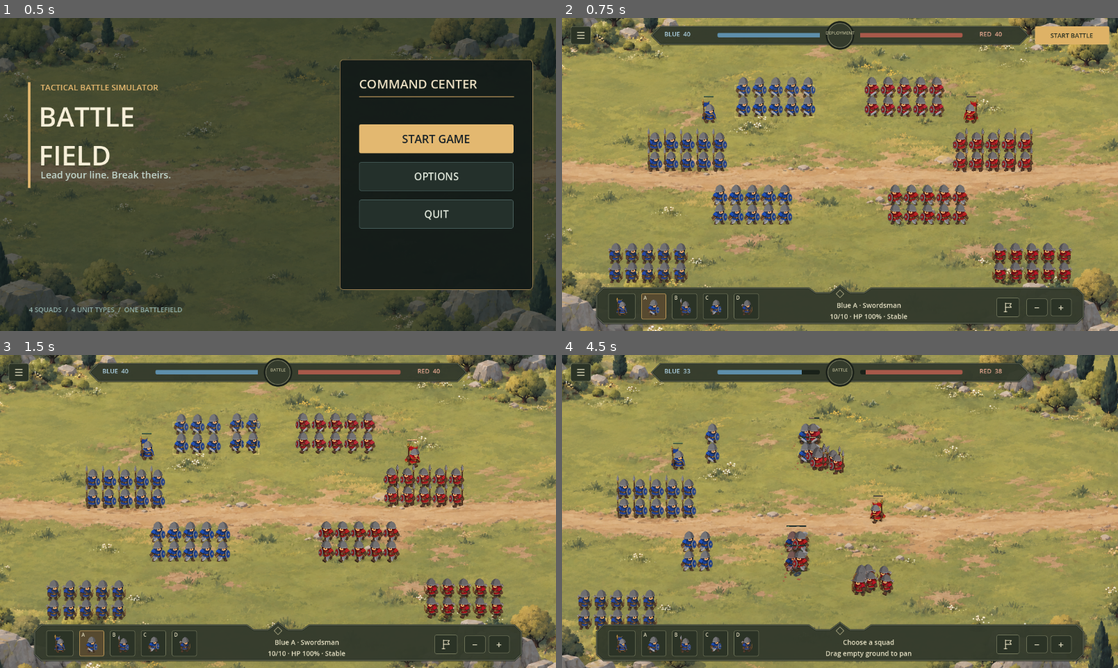
Above: before the commit, frames 1-4 (two rows, left to right).
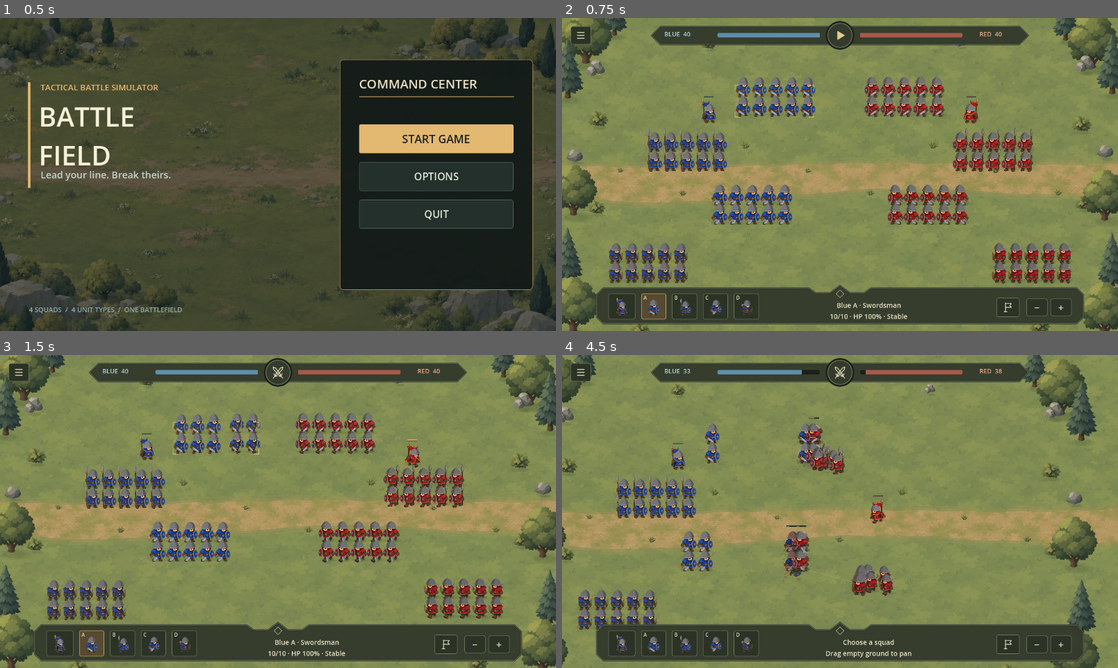
Above: after the commit, the same moments.

Repository: Pence420/RTS_GAME
Game: Godot game, scene res://scenes/main_menu.tscn
Same seed, same stepped clock (60 frames per second), same inputs: the game is played once before the commit and once after it.
Inputs (mouse positions are in pixels of both pictures, inside the frame that each line leads up to; where the layout moved, square brackets give the same spot in the first picture):
- Up to frame 1 (0.5 s): no input
- Up to frame 2 (0.75 s): click "START GAME" at 0.5 s
- Up to frame 3 (1.5 s): click (278, 373) [511, 373] at 1.25 s
- Up to frame 4 (4.5 s): tap Enter at 2 s; move the mouse to (962, 495) at 2.02 s; hold D 2.03-2.75 s; click (962, 495) at 2.17 s; drag from (728, 527) to (812, 574) at 2.77 s; move the mouse to (895, 442) at 3.52 s; hold D 3.53-4.25 s; click (895, 442) at 3.67 s; drag from (812, 574) to (673, 464) at 4.27 s

Frame 1 is identical in both runs. In frame 2, 51% of the frame differs, in the area x 0-100%, y 0-100%; in frame 3, 51%; in frame 4, 55%.

Commit message:
Replace battlefield backdrop with modular 2D scenery
Move battle start to a centered Play medallion and show a crossed-swords
emblem during combat. Replace the painted battlefield scene with reusable
grass/earth textures, a textured road, and 34 independent trees, shrubs,
rocks, and grass sprites with root anchors, shadows, subtle wind, and
world depth sorting. Preserve unit mechanics and deployment positions.

Keep generated sources intact and use measured atlas regions to avoid
uneven cells and exterior alpha specks. Record asset prompts and the
remaining character-frame quality issues in the environment guide.

Validation: terrain, HUD, portrait/presentation, order icons, touchpad,
main menu, battle menu, natural battle, and enemy AI smoke tests passed.
Inspected laptop/large deployment and combat renders; restart does not
leak props and initial soldiers remain clear of tree crowns.

Diff:
--- /dev/null
+++ b/strategy-game/assets/ui/battle.svg
@@ -0,0 +1 @@
+<svg xmlns="http://www.w3.org/2000/svg" width="28" height="28" viewBox="0 0 28 28"><g fill="none" stroke="#ded8b9" stroke-width="1.6" stroke-linecap="round" stroke-linejoin="round"><path d="m4 3 5 2 12 16-2 2L5 8zM16 22l7-5m-2 6 3 3M24 3l-5 2L7 21l2 2L23 8zM12 22l-7-5m2 6-3 3"/></g></svg>
--- /dev/null
+++ b/strategy-game/assets/ui/play.svg
@@ -0,0 +1 @@
+<svg xmlns="http://www.w3.org/2000/svg" width="28" height="28" viewBox="0 0 28 28"><path d="M9 5.5 23 14 9 22.5z" fill="#e3cc91" stroke="#e3cc91" stroke-width="1.5" stroke-linejoin="round"/></svg>
--- a/strategy-game/scenes/battle.tscn
+++ b/strategy-game/scenes/battle.tscn
@@ -9,6 +9,11 @@
 [ext_resource type="Script" path="res://scripts/hud_frame.gd" id="6_frame"]
 [ext_resource type="Texture2D" path="res://assets/ui/menu.svg" id="7_menu_icon"]
 [ext_resource type="Texture2D" path="res://assets/ui/orders.svg" id="8_orders_icon"]
+
+[ext_resource type="Texture2D" path="res://assets/ui/play.svg" id="9_play"]
+[ext_resource type="Texture2D" path="res://assets/ui/battle.svg" id="10_battle_icon"]
+
+[ext_resource type="Script" path="res://scripts/battle_terrain.gd" id="11_terrain"]
 
 [sub_resource type="StyleBoxFlat" id="StyleBoxFlat_button"]
 bg_color = Color(0.17, 0.2, 0.15, 1)
@@ -84,10 +89,34 @@
 corner_radius_top_right = 3
 corner_radius_bottom_right = 3
 
+[sub_resource type="StyleBoxEmpty" id="Play_normal"]
+
+[sub_resource type="StyleBoxFlat" id="Play_hover"]
+bg_color = Color(0.27, 0.31, 0.21, 1)
+border_width_left = 1
+border_width_top = 1
+border_width_right = 1
+border_width_bottom = 1
+border_color = Color(0.72, 0.69, 0.48, 1)
+corner_radius_top_left = 28
+corner_radius_top_right = 28
+corner_radius_bottom_left = 28
+corner_radius_bottom_right = 28
+
+[sub_resource type="StyleBoxFlat" id="Play_pressed"]
+bg_color = Color(0.17, 0.22, 0.15, 1)
+corner_radius_top_left = 28
+corner_radius_top_right = 28
+corner_radius_bottom_left = 28
+corner_radius_bottom_right = 28
+
 [node name="Battle" type="Node2D"]
 y_sort_enabled = true
 texture_filter = 2
 script = ExtResource("1_battle")
+
+[node name="Terrain" type="Node2D" parent="."]
+script = ExtResource("11_terrain")
 
 [node name="GroundEffects" type="Node2D" parent="."]
 
@@ -167,6 +196,7 @@
 fill_mode = 1
 
 [node name="Phase" type="Label" parent="CanvasLayer"]
+visible = false
 anchor_left = 0.5
 anchor_right = 0.5
 offset_left = -42.0
@@ -180,21 +210,30 @@
 horizontal_alignment = 1
 
 [node name="StartBattle" type="Button" parent="CanvasLayer"]
-anchor_left = 1.0
-anchor_right = 1.0
-offset_left = -172.0
-offset_top = 17.0
-offset_right = -18.0
-offset_bottom = 55.0
-theme_override_colors/font_disabled_color = Color(0.42, 0.45, 0.37, 1)
-theme_override_font_sizes/font_size = 13
-theme_override_styles/pressed = SubResource("StyleBoxFlat_button_pressed")
-theme_override_styles/hover_pressed = SubResource("StyleBoxFlat_button_pressed")
-theme_override_styles/disabled = SubResource("StyleBoxFlat_button_disabled")
-theme_override_colors/font_color = Color(0.15, 0.18, 0.13, 1)
-theme_override_styles/normal = SubResource("StyleBoxFlat_primary")
-theme_override_styles/hover = SubResource("StyleBoxFlat_primary_hover")
-text = "START BATTLE"
+anchor_left = 0.5
+anchor_right = 0.5
+offset_left = -28.0
+offset_top = 8.0
+offset_right = 28.0
+offset_bottom = 64.0
+theme_override_styles/normal = SubResource("Play_normal")
+theme_override_styles/hover = SubResource("Play_hover")
+theme_override_styles/pressed = SubResource("Play_pressed")
+theme_override_styles/focus = SubResource("Play_hover")
+icon = ExtResource("9_play")
+icon_alignment = 1
+tooltip_text = "Start battle"
+
+[node name="BattleEmblem" type="TextureRect" parent="CanvasLayer"]
+visible = false
+anchor_left = 0.5
+anchor_right = 0.5
+offset_left = -14.0
+offset_top = 22.0
+offset_right = 14.0
+offset_bottom = 50.0
+mouse_filter = 2
+texture = ExtResource("10_battle_icon")
 
 [node name="MenuButton" type="Button" parent="CanvasLayer"]
 offset_left = 18.0
--- a/strategy-game/scripts/battle.gd
+++ b/strategy-game/scripts/battle.gd
@@ -3,7 +3,6 @@
 const SQUAD_SCENE: PackedScene = preload("res://scenes/squad.tscn")
 const UNIT_SCENE: PackedScene = preload("res://scenes/unit.tscn")
 const FIELD_SIZE := Vector2(1600, 900)
-const TERRAIN_TEXTURE: Texture2D = preload("res://assets/terrain/battlefield_smooth.png")
 enum PointerMode { SELECT, MOVE, TARGET }
 enum DragAction { PAN, MOVE }
 const DRAG_THRESHOLD := 8.0
@@ -92,6 +91,7 @@
 	player_general = _spawn_general(0, Vector2(460, 300))
 	enemy_general = _spawn_general(1, Vector2(1140, 300))
 	hud.bind_army(player_squads, player_general)
+	$Terrain.build_scenery(self)
 	for squad in player_squads:
 		squad.set_general(player_general)
 	for squad in enemy_squads:
@@ -167,6 +167,7 @@
 		enemy_general.combat_enabled = true
 	enemy_ai.begin_battle(player_squads, enemy_squads, enemy_general)
 	start_button.hide()
+	$CanvasLayer/BattleEmblem.show()
 	_update_status()
 	_evaluate_battle_result()
 
@@ -603,7 +604,6 @@
 
 
 func _draw() -> void:
-	draw_texture_rect(TERRAIN_TEXTURE, Rect2(Vector2.ZERO, FIELD_SIZE), false)
 	if drag_active and drag_moved and drag_action == DragAction.MOVE and (is_instance_valid(selected_general) or is_instance_valid(selected_squad)):
 		var origin := selected_general.global_position if selected_general != null else selected_squad.get_center()
 		var destination := drag_destination.clamp(Vector2(20, 20), FIELD_SIZE - Vector2(20, 20))
--- /dev/null
+++ b/strategy-game/scripts/battle_terrain.gd
@@ -0,0 +1,123 @@
+extends Node2D
+
+const GRASS: Texture2D = preload("res://assets/terrain/grass_tile.png")
+const DIRT: Texture2D = preload("res://assets/terrain/dirt_tile.png")
+const PROPS: Texture2D = preload("res://assets/terrain/environment_props.png")
+const PROP_SCRIPT = preload("res://scripts/terrain_prop.gd")
+const FIELD_SIZE := Vector2(1600, 900)
+const PROP_NAMES := ["Oak", "Pine", "Shrub", "RockCluster", "Grass", "Boulder"]
+# Measured opaque silhouettes plus four pixels of padding. The source atlas
+# has uneven cells and faint alpha specks outside the actual props.
+const PROP_REGIONS := [
+	Rect2i(40, 190, 429, 476), Rect2i(491, 92, 308, 578), Rect2i(881, 418, 327, 254),
+	Rect2i(79, 875, 331, 279), Rect2i(519, 953, 268, 196), Rect2i(905, 925, 299, 234),
+]
+const EDGE_PROPS := [
+	[0, Vector2(145, 165), 150.0],
+	[1, Vector2(95, 255), 158.0],
+	[1, Vector2(216, 92), 128.0],
+	[3, Vector2(166, 196), 44.0],
+	[2, Vector2(174, 326), 42.0],
+	[5, Vector2(113, 418), 34.0],
+	[0, Vector2(112, 558), 135.0],
+	[2, Vector2(170, 552), 36.0],
+	[1, Vector2(95, 736), 150.0],
+	[3, Vector2(101, 798), 52.0],
+	[0, Vector2(112, 860), 147.0],
+	[2, Vector2(282, 872), 43.0],
+]
+
+var prop_textures: Array[Texture2D] = []
+
+
+func _ready() -> void:
+	z_index = -2
+	texture_filter = CanvasItem.TEXTURE_FILTER_LINEAR
+	texture_repeat = CanvasItem.TEXTURE_REPEAT_MIRROR
+	_build_road()
+	_build_ground_patches()
+	_crop_prop_textures()
+	queue_redraw()
+
+
+func build_scenery(world: Node2D) -> void:
+	for index in range(EDGE_PROPS.size()):
+		var spec: Array = EDGE_PROPS[index]
+		_add_prop(world, spec[0], spec[1], spec[2], index * 2)
+		var reflected := Vector2(FIELD_SIZE.x - spec[1].x, clampf(spec[1].y + (13.0 if index % 2 == 0 else -11.0), 30.0, 896.0))
+		_add_prop(world, spec[0], reflected, spec[2], index * 2 + 1)
+	for index in range(8):
+		var point := Vector2(230 + index * 162, 445 + sin(index * 2.1) * 70)
+		_add_prop(world, 4, point, 15 + index % 3 * 3, 24 + index)
+	_add_prop(world, 2, Vector2(460, 125), 32.0, 32)
+	_add_prop(world, 3, Vector2(1112, 120), 26.0, 33)
+
+
+func _add_prop(world: Node2D, kind: int, point: Vector2, height: float, index: int) -> void:
+	var prop := PROP_SCRIPT.new() as Node2D
+	prop.name = "%s_%02d" % [PROP_NAMES[kind], index]
+	prop.prop_kind = kind
+	prop.prop_texture = prop_textures[kind]
+	prop.display_height = height
+	prop.position = point
+	# Props share the living units' Y-sorted world layer; their root is a foot anchor.
+	world.add_child(prop)
+
+
+func _crop_prop_textures() -> void:
+	for index in range(6):
+		var texture := AtlasTexture.new()
+		texture.atlas = PROPS
+		texture.region = Rect2(PROP_REGIONS[index])
+		texture.filter_clip = true
+		prop_textures.append(texture)
+
+
+func _build_road() -> void:
+	for layer in range(3):
+		var road := Polygon2D.new()
+		road.name = "RoadEdge%d" % layer if layer < 2 else "DirtRoad"
+		road.texture = DIRT
+		road.texture_repeat = CanvasItem.TEXTURE_REPEAT_MIRROR
+		road.texture_scale = Vector2(3.0, 3.0)
+		road.antialiased = true
+		road.modulate.a = [0.16, 0.27, 0.9][layer]
+		var top := PackedVector2Array()
+		var bottom := PackedVector2Array()
+		var extra_width: float = [14.0, 6.0, 0.0][layer]
+		for index in range(49):
+			var x := -30.0 + index * 1660.0 / 48.0
+			var center := 460.0 + sin(x / 190.0) * 11.0 + sin(x / 375.0) * 8.0
+			var half_width := 39.0 + sin(x / 215.0) * 6.0 + extra_width
+			top.append(Vector2(x, center - half_width + sin(index * 1.7) * 2.0))
+			bottom.append(Vector2(x, center + half_width + sin(index * 0.9) * 2.0))
+		bottom.reverse()
+		top.append_array(bottom)
+		road.polygon = top
+		add_child(road)
+
+
+func _build_ground_patches() -> void:
+	for index in range(13):
+		var patch := Polygon2D.new()
+		patch.name = "EarthPatch%02d" % index
+		patch.position = Vector2(120 + fmod(index * 397.0, 1360.0), 100 + fmod(index * 173.0, 710.0))
+		patch.texture = DIRT
+		patch.texture_repeat = CanvasItem.TEXTURE_REPEAT_MIRROR
+		patch.texture_scale = Vector2(3.0, 3.0)
+		patch.antialiased = true
+		patch.modulate.a = 0.1
+		var points := PackedVector2Array()
+		for corner in range(14):
+			var angle := TAU * corner / 14.0
+			var radius := 30.0 + 12.0 * sin(corner * 2.7 + index)
+			points.append(Vector2(cos(angle) * radius * 1.5, sin(angle) * radius * 0.7))
+		patch.polygon = points
+		add_child(patch)
+
+
+func _draw() -> void:
+	# Reusable ground tiles, rather than a painted image of the whole battlefield.
+	draw_set_transform(Vector2.ZERO, 0.0, Vector2(0.4, 0.4))
+	draw_texture_rect(GRASS, Rect2(Vector2.ZERO, FIELD_SIZE / 0.4), true)
+	draw_set_transform(Vector2.ZERO)
--- /dev/null
+++ b/strategy-game/scripts/terrain_prop.gd
@@ -0,0 +1,43 @@
+extends Node2D
+
+var prop_kind := 0
+var prop_texture: Texture2D
+var display_height := 120.0
+var shadow_width := 20.0
+var wind_clock := 0.0
+var wind_phase := 0.0
+var pivot: Node2D
+
+
+func _ready() -> void:
+	add_to_group("scenery_props")
+	z_index = 1
+	texture_filter = CanvasItem.TEXTURE_FILTER_LINEAR
+	pivot = Node2D.new()
+	pivot.name = "WindPivot"
+	add_child(pivot)
+	var sprite := Sprite2D.new()
+	sprite.name = "Sprite2D"
+	sprite.texture = prop_texture
+	sprite.scale = Vector2.ONE * display_height / prop_texture.get_height()
+	sprite.position.y = -display_height / 2.0
+	pivot.add_child(sprite)
+	shadow_width = prop_texture.get_width() * sprite.scale.x * 0.36
+	wind_phase = fmod(position.x * 0.017 + position.y * 0.013, TAU)
+	set_process(prop_kind == 0 or prop_kind == 1 or prop_kind == 2)
+	queue_redraw()
+
+
+func _process(delta: float) -> void:
+	wind_clock += delta
+	# Rotate from the root contact point rather than sliding the whole prop.
+	pivot.rotation = sin(wind_clock * 0.9 + wind_phase) * 0.006
+
+
+func _draw() -> void:
+	if prop_kind == 4:
+		return
+	draw_set_transform(Vector2(5, 3), 0.0, Vector2(1.0, 0.3))
+	draw_circle(Vector2.ZERO, shadow_width, Color(0.18, 0.25, 0.15, 0.09), true, -1, true)
+	draw_circle(Vector2.ZERO, shadow_width * 0.7, Color(0.18, 0.24, 0.14, 0.11), true, -1, true)
+	draw_set_transform(Vector2.ZERO)
--- a/strategy-game/tests/hud_smoke.gd
+++ b/strategy-game/tests/hud_smoke.gd
@@ -6,9 +6,9 @@
 
 
 func _run() -> void:
-	var terrain := load("res://assets/terrain/battlefield_smooth.png") as Texture2D
-	if terrain == null or terrain.get_width() < 1024 or terrain.get_height() < 576 or absf(float(terrain.get_width()) / float(terrain.get_height()) - 16.0 / 9.0) > 0.05:
-		_fail("Smooth battlefield texture is missing or has the wrong size")
+	var terrain := load("res://assets/terrain/grass_tile.png") as Texture2D
+	if terrain == null or terrain.get_width() < 512 or terrain.get_height() != terrain.get_width():
+		_fail("Reusable grass tile is missing or is not a square ground texture")
 		return
 	root.size = Vector2i(1152, 648)
 	var battle: Node2D = load("res://scenes/battle.tscn").instantiate()
@@ -27,6 +27,10 @@
 		return
 	if phase.text != "DEPLOYMENT" or not blue_count.text.contains("40") or not red_count.text.contains("40"):
 		_fail("Deployment header does not show the battle state and army sizes.")
+		return
+	var play: Button = battle.get_node("CanvasLayer/StartBattle")
+	if not play.text.is_empty() or play.icon == null or absf(play.get_global_rect().get_center().x - root.size.x / 2.0) > 1.0:
+		_fail("Start battle should be an icon Play button at the center of the header.")
 		return
 	var safe_top := top.get_global_rect().end.y + 25.0
 	var safe_bottom := dock.get_global_rect().position.y - 12.0
@@ -64,7 +68,7 @@
 		_fail("Focus prompt overflows the selection card.")
 		return
 	battle.get_node("CanvasLayer/StartBattle").emit_signal("pressed")
-	if phase.text != "BATTLE" or battle.get_node("CanvasLayer/StartBattle").visible:
+	if phase.text != "BATTLE" or battle.get_node("CanvasLayer/StartBattle").visible or not battle.get_node("CanvasLayer/BattleEmblem").visible:
 		_fail("Battle header did not update after Start Battle.")
 		return
 	print("HUD smoke passed: safe layout, counters, selection, and phase update.")
--- /dev/null
+++ b/strategy-game/tests/terrain_smoke.gd
@@ -0,0 +1,59 @@
+extends SceneTree
+
+
+func _initialize() -> void:
+	call_deferred("_run")
+
+
+func _run() -> void:
+	root.size = Vector2i(1152, 648)
+	var battle: Node2D = load("res://scenes/battle.tscn").instantiate()
+	root.add_child(battle)
+	current_scene = battle
+	await process_frame
+	var terrain: Node2D = battle.get_node("Terrain")
+	if terrain.z_index >= 0 or terrain.texture_repeat != CanvasItem.TEXTURE_REPEAT_MIRROR:
+		_fail("Ground tiles do not draw below the battle or repeat safely at their edges")
+		return
+	if terrain.get_node("DirtRoad").texture == null or terrain.prop_textures.size() != 6:
+		_fail("The road or six reusable prop sprites are missing")
+		return
+	var source: Image = terrain.PROPS.get_image()
+	if source.get_pixel(0, 0).a > 0.2:
+		_fail("Environment sprite atlas has an opaque background")
+		return
+	for texture in terrain.prop_textures:
+		var frame := texture as AtlasTexture
+		if frame == null or not frame.filter_clip or frame.region.size.x < 32 or frame.region.size.y < 32 or not Rect2(Vector2.ZERO, terrain.PROPS.get_size()).encloses(frame.region):
+			_fail("A prop region is empty, clipped, or extends outside the source atlas")
+			return
+	var props := get_nodes_in_group("scenery_props")
+	if props.size() != 34 or not battle.y_sort_enabled:
+		_fail("Independent environment props or world depth sorting are missing")
+		return
+	for prop in props:
+		if prop.get_parent() != battle or prop.z_index != 1 or prop.get_node_or_null("WindPivot/Sprite2D") == null:
+			_fail("An environment prop is baked into the ground rather than its own depth-sorted sprite")
+			return
+		if prop.prop_kind <= 1:
+			var sprite: Sprite2D = prop.get_node("WindPivot/Sprite2D")
+			var width: float = sprite.texture.get_width() * sprite.scale.x
+			var crown := Rect2(prop.position + Vector2(-width / 2.0, -prop.display_height), Vector2(width, prop.display_height))
+			for squad in battle.player_squads + battle.enemy_squads:
+				for unit in squad.units:
+					if crown.has_point(unit.global_position):
+						_fail("A tree hides a soldier's initial deployment position")
+						return
+	battle.call("_restart_battle")
+	await process_frame
+	await process_frame
+	if get_nodes_in_group("scenery_props").size() != 34:
+		_fail("Restart duplicated or leaked environment props")
+		return
+	print("Terrain passed: reusable ground, transparent prop atlas, 34 independent sprites, depth sorting, safe deployment, and clean restart.")
+	quit()
+
+
+func _fail(message: String) -> void:
+	push_error(message)
+	quit(1)
Binary file added: strategy-game/assets/terrain/dirt_tile.png
Not shown, added: strategy-game/assets/terrain/dirt_tile.png.import
Binary file added: strategy-game/assets/terrain/environment_props.png
Not shown, added: strategy-game/assets/terrain/environment_props.png.import
Binary file added: strategy-game/assets/terrain/grass_tile.png
Not shown, added: strategy-game/assets/terrain/grass_tile.png.import
Not shown, added: strategy-game/assets/ui/battle.svg.import
Not shown, added: strategy-game/assets/ui/play.svg.import
Not shown: 1 places in strategy-game/scenes/battle.tscn that only renumber resources
Not shown, added: strategy-game/scripts/battle_terrain.gd.uid
Not shown, added: strategy-game/scripts/terrain_prop.gd.uid
Not shown, added: strategy-game/tests/terrain_smoke.gd.uid
(and 1 more such lines)
